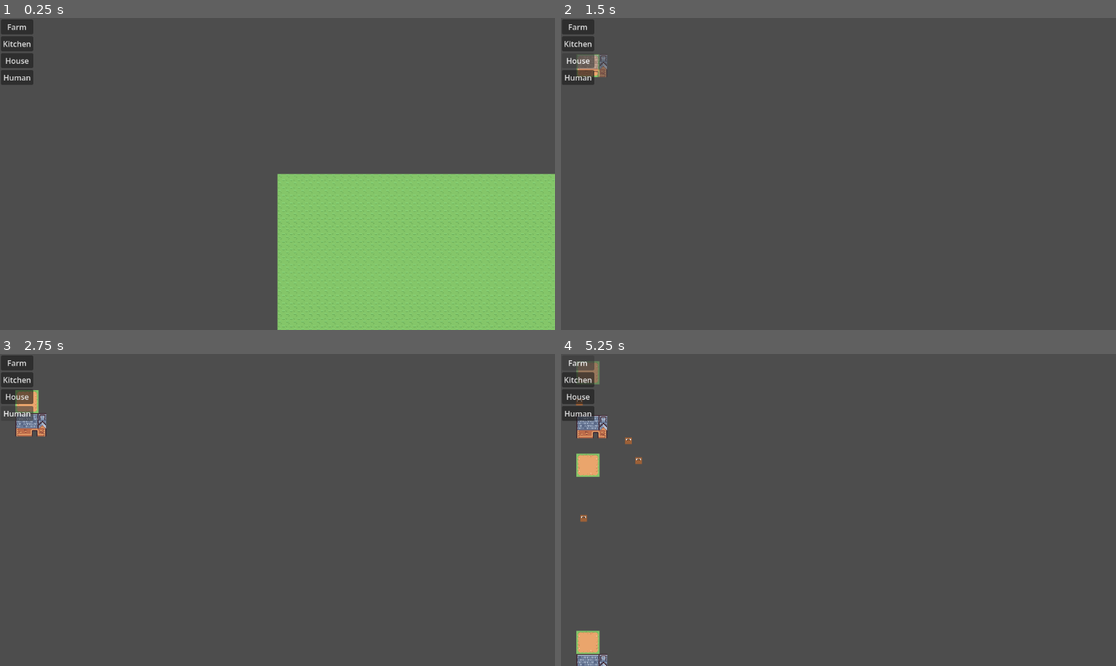
Above: before the commit, frames 1-4 (two rows, left to right).
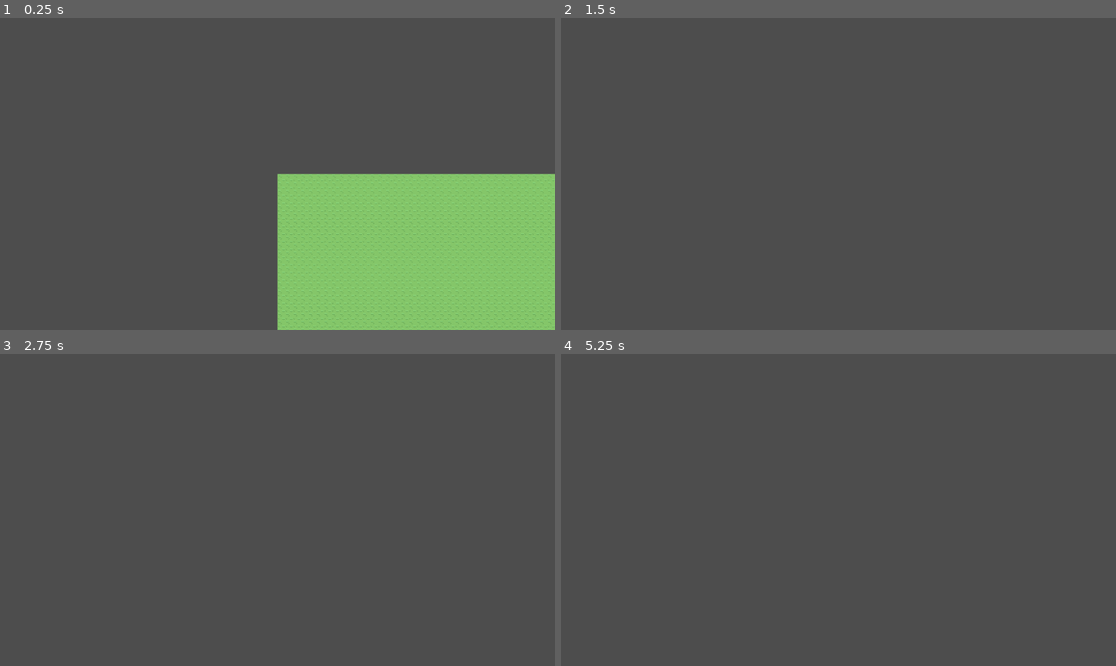
Above: after the commit, the same moments.

Repository: amandodaw/ZombieDefenseSim
Game: Godot game, scene res://scenes/world.tscn
Two runs of this game, one before a commit and one after it. Both use one fixed random seed, a clock stepped at 60 frames per second and the inputs below.
Inputs (mouse positions are in pixels of both pictures, inside the frame that each line leads up to):
- Up to frame 1 (0.25 s): no input
- Up to frame 2 (1.5 s): click (577, 27) at 0.5 s, where only the run before the commit has a clickable "Farm"; click (577, 61) at 1.25 s, where only the run before the commit has a clickable "House"
- Up to frame 3 (2.75 s): click (16, 413) at 2 s, where only the run before the commit has a clickable "Human"
- Up to frame 4 (5.25 s): click (577, 363) at 2.75 s, where only the run before the commit has a clickable "Farm"; click (577, 397) at 3.5 s, where only the run before the commit has a clickable "House"; click (577, 413) at 4.25 s, where only the run before the commit has a clickable "Human"; click (577, 363) at 5 s, where only the run before the commit has a clickable "Farm"

The runs differ from the first frame. In frame 1, 1.0% of the frame differs, in the area x 0-7%, y 0-22%; in frame 2, 1.0%; in frame 3, 1.3%; in frame 4, 2.1%, in the area x 0-15%, y 2-100%.
Error after the commit: Parse Error: Could not parse global class "BuildingSystem" from "res://scripts/systems/building_system.gd". (res://scripts/world.gd:126)

Commit message:
Añadidos estados a buildordercomponent y usados en buildsystem

Diff:
--- a/scripts/components/build_order_component.gd
+++ b/scripts/components/build_order_component.gd
@@ -6,6 +6,8 @@
 	HOUSE
 }
 
+enum State { PENDING, PREVIEW, CONFIRMED, ABORTED }
+
 var type : Buildings
-
+var state : State = State.PENDING
 var valid_pos : bool = false
--- a/scripts/systems/building_system.gd
+++ b/scripts/systems/building_system.gd
@@ -4,14 +4,30 @@
 	for order_id in world.query([BuildOrderComponent]):
 		var input : InputComponent = world.get_component(world.player_id, InputComponent)
 		var build_order : BuildOrderComponent = world.get_component(order_id, BuildOrderComponent)
-		if input.abort_order:
-			world.destroy_entity(order_id)
-			world.preview_map.clear()
-			input.abort_order = false
-		if input.build_mode:
-			preview_building(world, order_id, input)
-		if input.confirm_order and build_order.valid_pos:
+
+		match build_order.state:
+			BuildOrderComponent.State.ABORTED:
+				world.destroy_entity(order_id)
+				world.preview_map.clear()
+				build_order.state = BuildOrderComponent.State.PENDING
+				input.build_mode = false
+				input.abort_order = false
+
+			BuildOrderComponent.State.PENDING:
+				if input.build_mode:
+					build_order.state = BuildOrderComponent.State.PREVIEW
+
+			BuildOrderComponent.State.PREVIEW:
+				preview_building(world, order_id, input)
+				if input.confirm_order and build_order.valid_pos:
+					build_order.state = BuildOrderComponent.State.CONFIRMED
+				elif input.abort_order:
+					build_order.state = BuildOrderComponent.State.ABORTED
+
+		BuildOrderComponent.State.CONFIRMED:
 			spawn_building(world, order_id, input)
+			input.confirm_order = false
+			build_order.state = BuildOrderComponent.State.PENDING
 
 
 func preview_building(world : World, id : int, input : InputComponent) -> void:
@@ -59,7 +75,6 @@
 
 	world.remove_component(id, BuildOrderComponent)
 	input.build_mode = false
-	input.confirm_order = false
 	var city_id = world.query([CityComponent]).get(0)
 	var city = world.get_component(city_id, CityComponent)
 	city.buildings.append(id)
